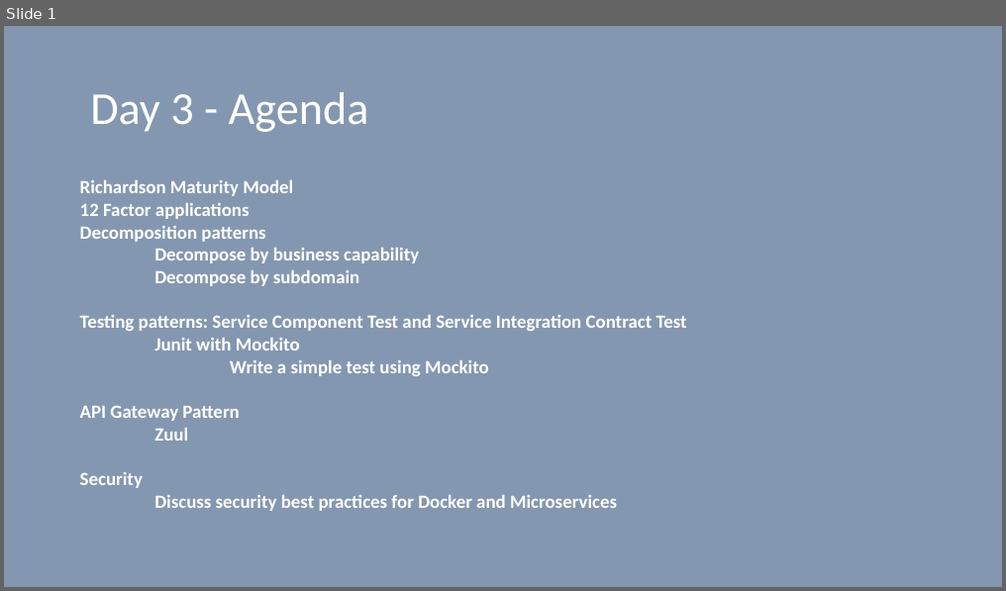
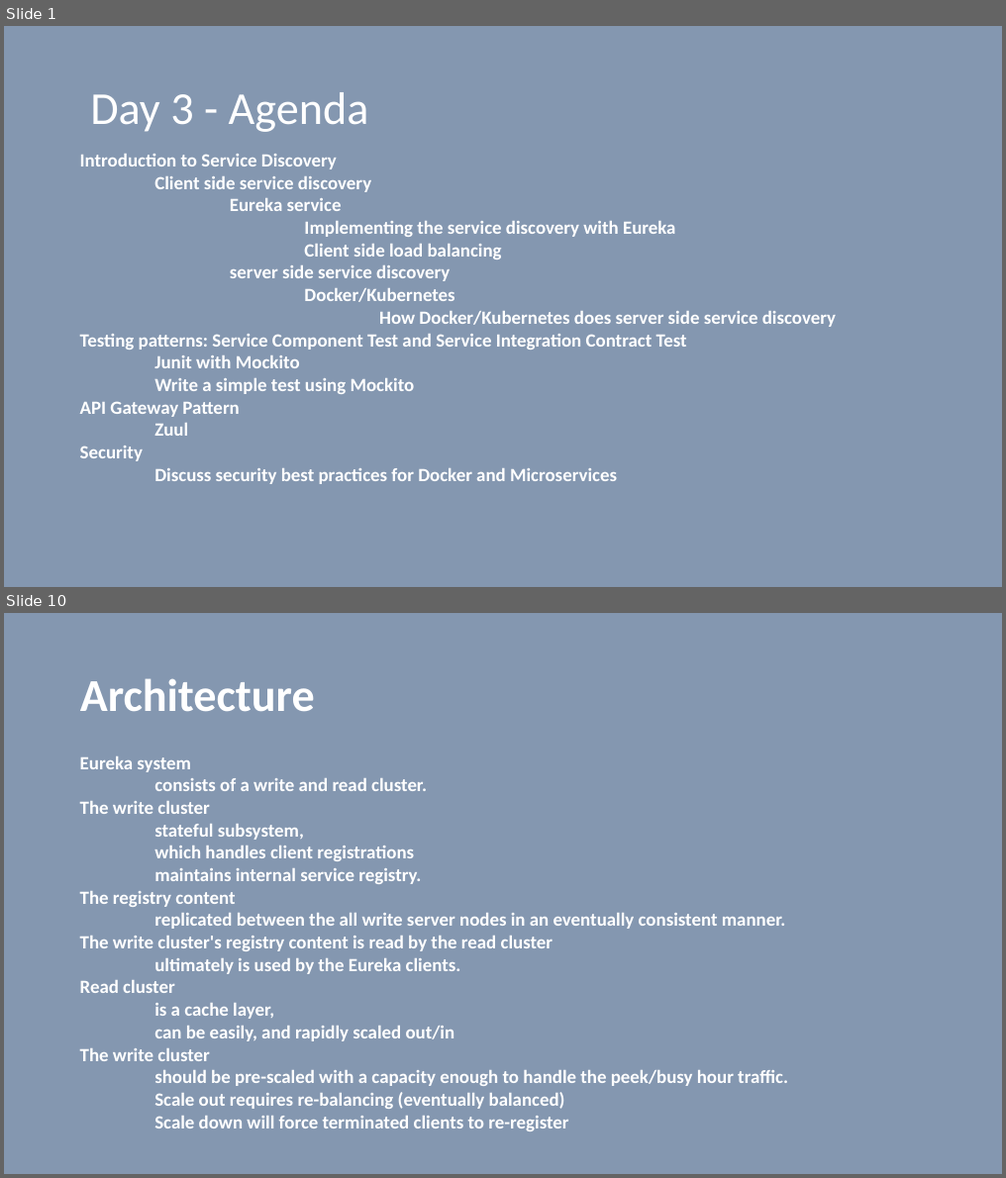
Before and after one commit to vilasvarghese/microservices, a slide deck: training/day3/Day3.pptx. Shown one above the other, each under a label of ours: slide 1 before the commit, slides 1 and 10 after it; the slides between them are not shown. The pictures are 1006x591 and 1006x1178 pixels, drawn with LibreOffice and Linux fonts; fonts in the diff are those of the drawing. Boxes give left, top, right and bottom in pixels: in the first picture for what was removed or moved away, otherwise in the second. Text is boxed around its words. In the diff, an @@ line names an element or a change of style, - is before the commit and + after.

```diff
--- a/training/day3/Day3.pptx
+++ b/training/day3/Day3.pptx
@@ slide 10 added at box(4, 613, 1002, 1174), background #8497B0 @@
@@ title added at box(80, 678, 315, 711), 44 pt, text #FFFFFF, bold @@
+Architecture
@@ text added at box(80, 757, 788, 1132), 18 pt, text #FFFFFF, bold @@
+Eureka system
+consists of a write and read cluster.
+The write cluster
+stateful subsystem,
+which handles client registrations
+maintains internal service registry.
+The registry content
+replicated between the all write server nodes in an eventually consistent manner.
+The write cluster's registry content is read by the read cluster
+ultimately is used by the Eureka clients.
+Read cluster
+is a cache layer,
+can be easily, and rapidly scaled out/in
+The write cluster
+should be pre-scaled with a capacity enough to handle the peek/busy hour traffic.
+Scale out requires re-balancing (eventually balanced)
+Scale down will force terminated clients to re-register
@@ slide 1 changed as well @@
@@ text "Introduction to Service Discovery": place and size @@
-text "Introduction to Service Discovery" at box(80, 180, 687, 511)
+text "Introduction to Service Discovery" at box(80, 154, 836, 484)
@@ text at box(80, 154, 836, 327): text changed @@
-Richardson Maturity Model
-12 Factor applications
-Decomposition patterns
-Decompose by business capability
-Decompose by subdomain
+Introduction to Service Discovery
+Client side service discovery
+Eureka service
+Implementing the service discovery with Eureka
+Client side load balancing
+server side service discovery
+Docker/Kubernetes
+How Docker/Kubernetes does server side service discovery
```
Also in this commit, not shown: 1 other slide changed, 13 other slides added, 4 other files.
